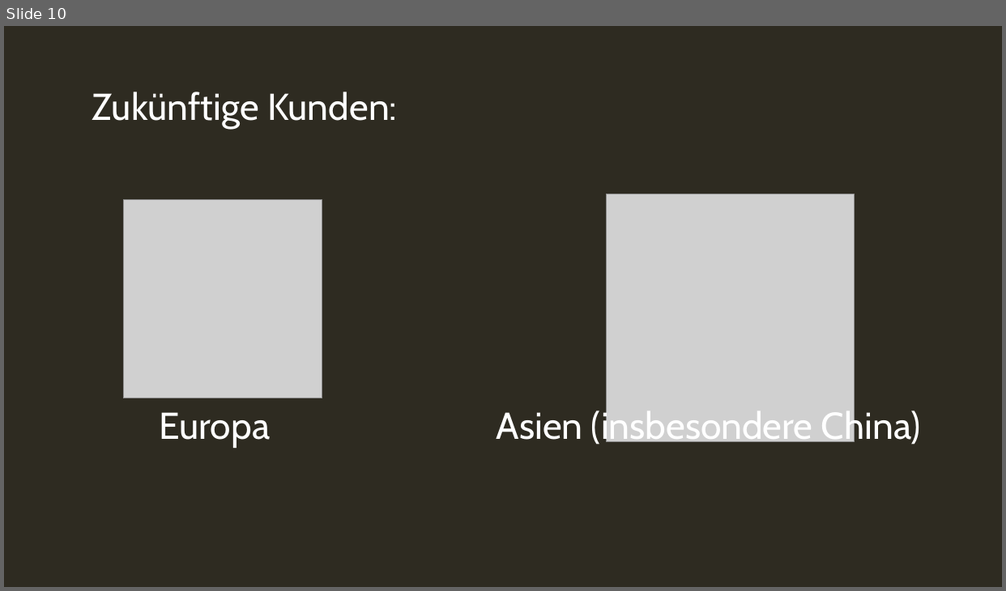
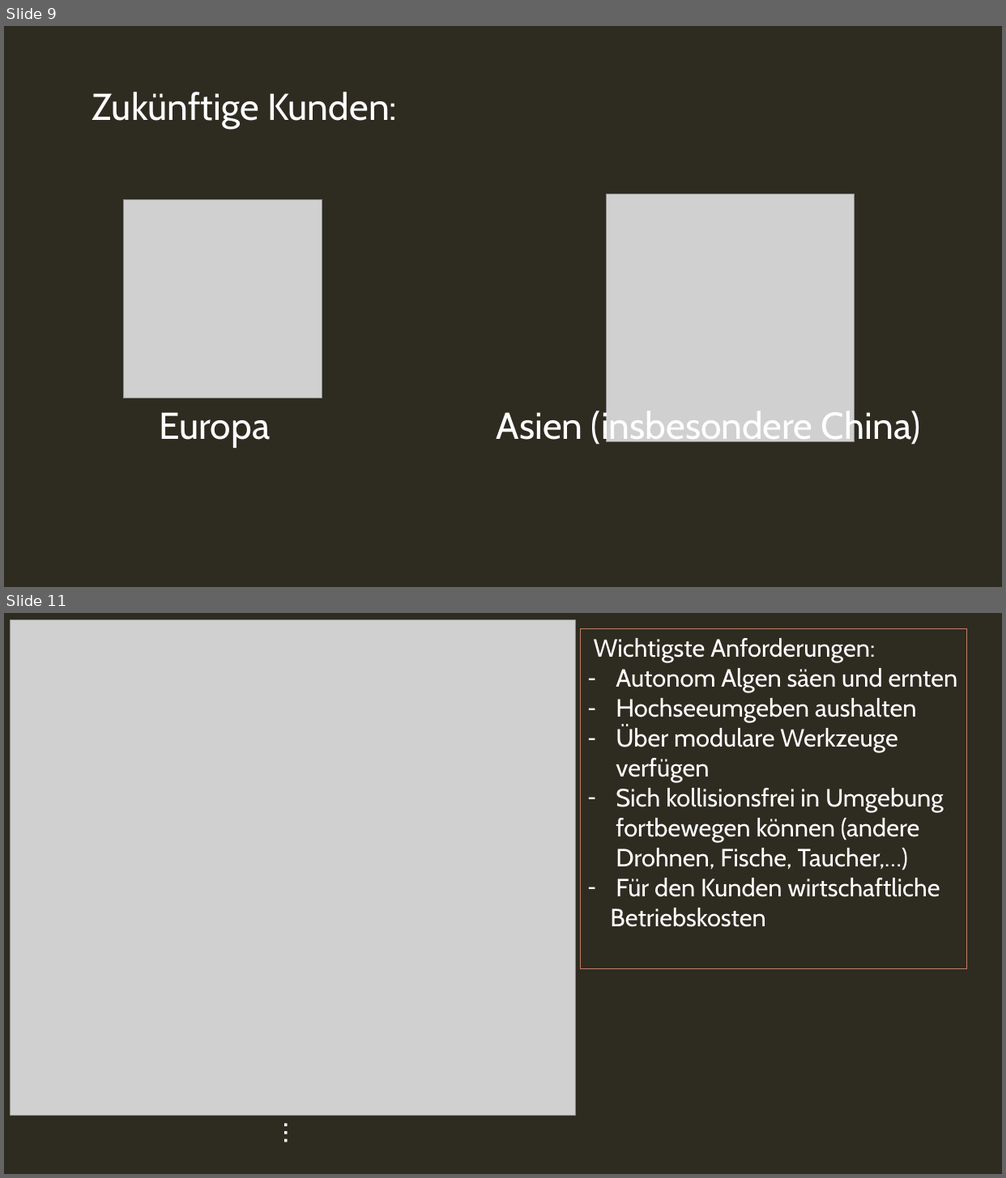
Before and after one commit to plastikpamaro/MKon, a slide deck: Meilenstein 2/Präsentation/Präsentation MS2.pptx. Shown one above the other, each under a label of ours: slide 10 before the commit, slides 9 and 11 after it; the slides between them are not shown. The pictures are 1006x591 and 1006x1178 pixels, drawn with LibreOffice and Linux fonts; fonts in the diff are those of the drawing; grey boxes stand for pictures; background and template pictures are left out. Boxes give left, top, right and bottom in pixels: in the first picture for what was removed or moved away, otherwise in the second. Text is boxed around its words. In the diff, an @@ line names an element or a change of style, - is before the commit and + after.

```diff
--- a/Meilenstein 2/Präsentation/Präsentation MS2.pptx
+++ b/Meilenstein 2/Präsentation/Präsentation MS2.pptx
@@ slide 11 added at [4, 613, 1002, 1174], background picture (left out) @@
@@ picture added at [10, 620, 576, 1116] @@
@@ rectangle added at [581, 628, 967, 969], outline #C17F63 0.75 pt, 24 pt, text #FFFFFF @@
+Wichtigste Anforderungen:
+– Autonom Algen säen und ernten
+– Hochseeumgeben aushalten
+– Über modulare Werkzeuge verfügen
+– Sich kollisionsfrei in Umgebung fortbewegen können (andere Drohnen, Fische, Taucher,…)
+– Für den Kunden wirtschaftliche
+Betriebskosten
@@ text added at [274, 1115, 322, 1165], 32 pt, text #FFFFFF @@
+…
@@ what was slide 10 is now slide 9 @@
```
Also in this commit, not shown: 5 slides changed, 3 other slides added, 2 slides removed, 1 other file.
